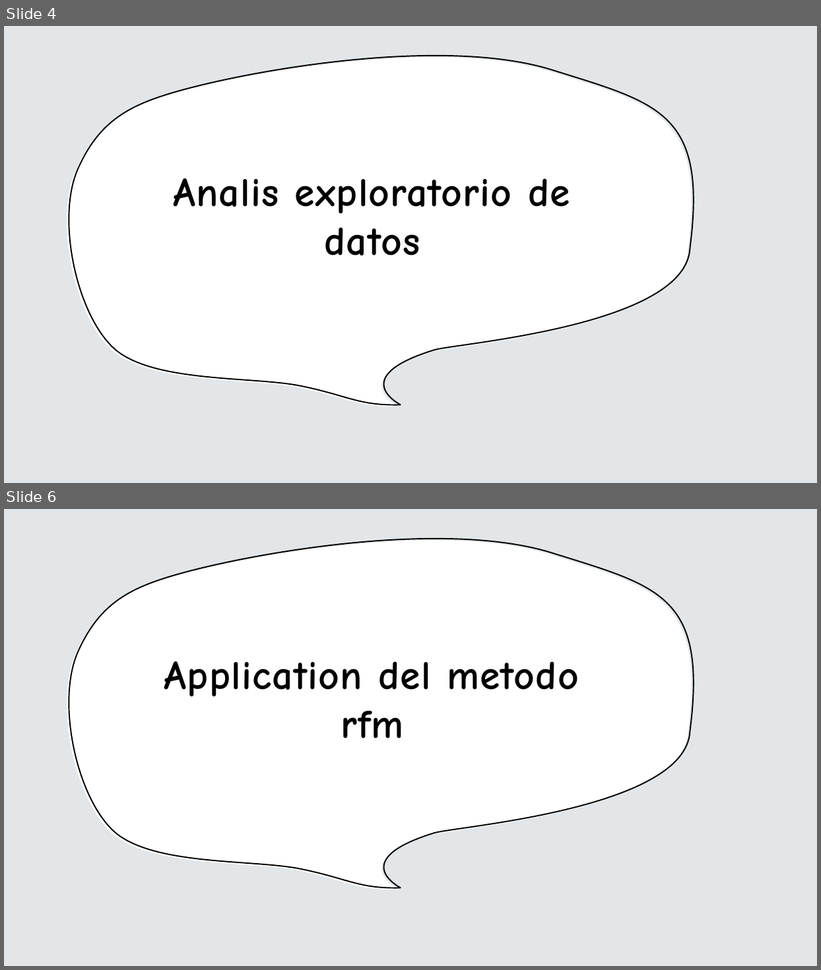
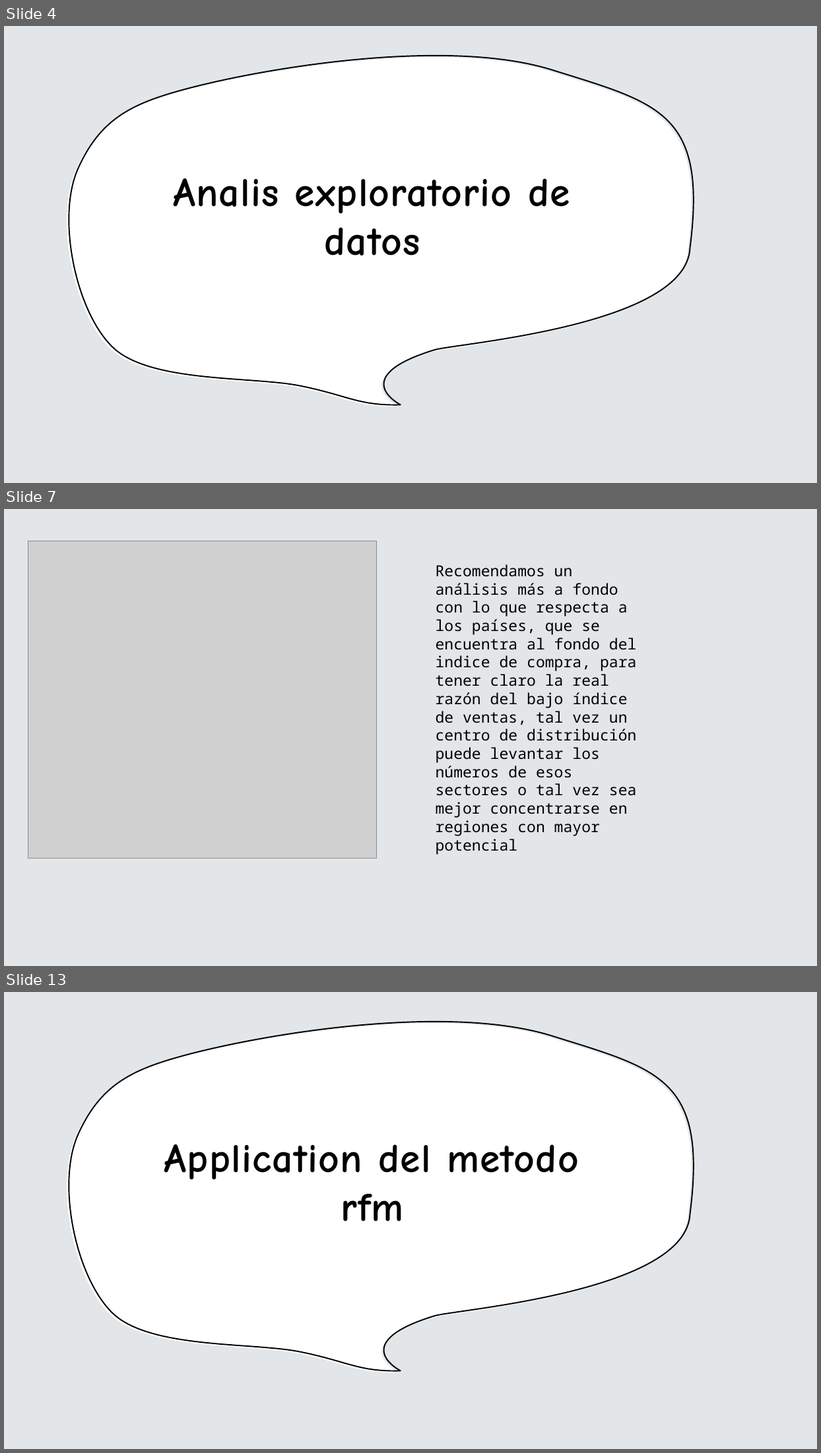
Before and after one commit to kelvin-lab/Customer-Segmentation-CLTV-Retail, a slide deck: Data/static/Esqueleto.pptx. Shown one above the other, each under a label of ours: slides 4 and 6 before the commit, slides 4, 7 and 13 after it; the slides between them are not shown. The pictures are 821x970 and 821x1453 pixels, drawn with LibreOffice and Linux fonts; fonts in the diff are those of the drawing; grey boxes stand for pictures. Boxes give left, top, right and bottom in pixels: in the first picture for what was removed or moved away, otherwise in the second. Text is boxed around its words. In the diff, an @@ line names an element or a change of style, - is before the commit and + after.

```diff
--- a/Data/static/Esqueleto.pptx
+++ b/Data/static/Esqueleto.pptx
@@ slide 7 added at (4, 509, 817, 966), background #E2E6E8 @@
@@ picture added at (28, 541, 377, 859) @@
@@ text added at (436, 564, 637, 854), 18 pt, text #000000 @@
+Recomendamos un análisis más a fondo con lo que respecta a los países, que se encuentra al fondo del indice de compra, para tener claro la real razón del bajo índice de ventas, tal vez un centro de distribución puede levantar los números de esos sectores o tal vez sea mejor concentrarse en regiones con mayor potencial
@@ what was slide 6 is now slide 13 @@
```
Also in this commit, not shown: 1 slide changed, 10 other slides added, 3 slides removed, 1 other file.
